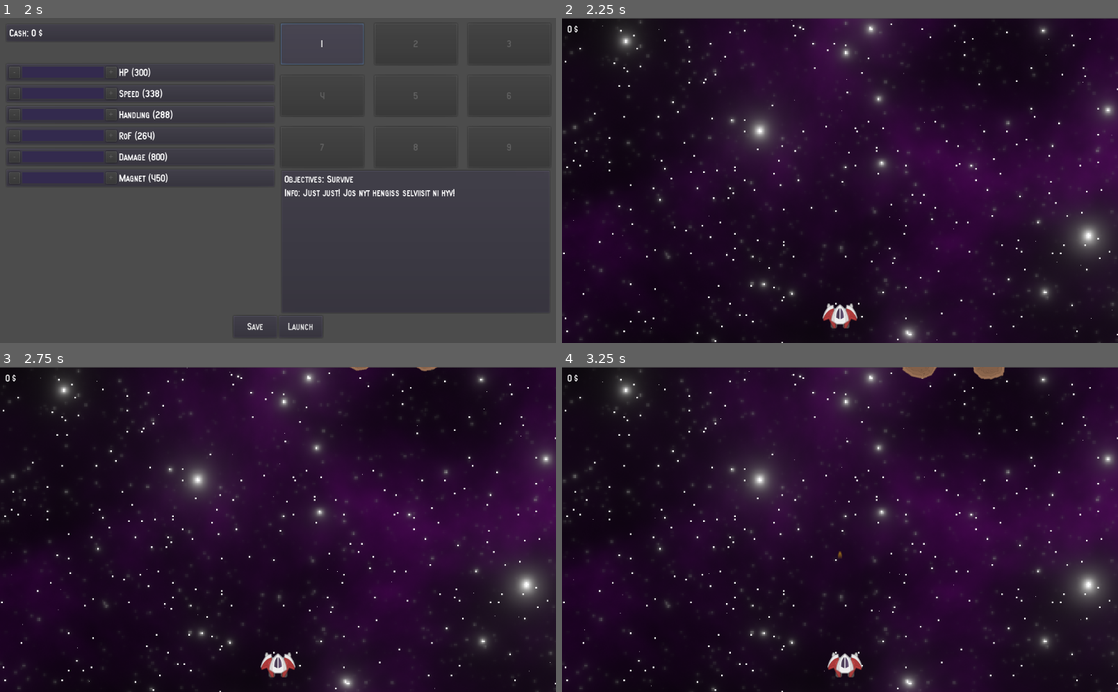
Above: before the commit, frames 1-4 (two rows, left to right).
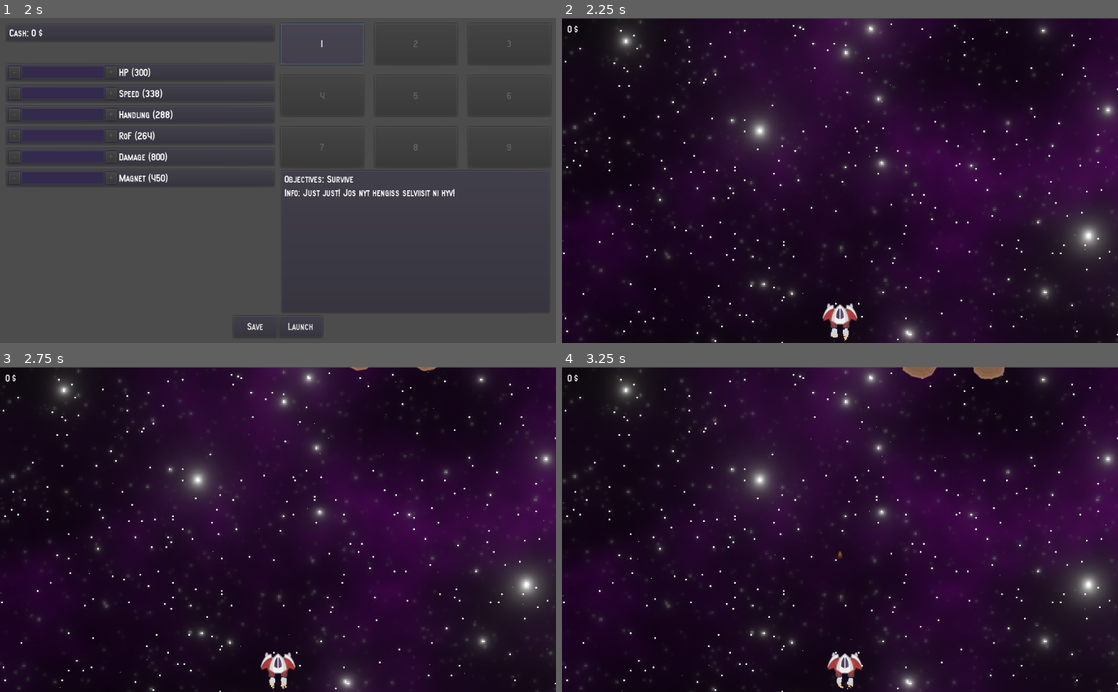
Above: after the commit, the same moments.

Repository: Kessinen/HCSSpace-Origins
Game: Godot game, scene res://Menus/Mainmenu.tscn
Two runs of this game, one before a commit and one after it. Both use one fixed random seed, a clock stepped at 60 frames per second and the inputs below.
Inputs:
- Up to frame 1 (2 s): click "New Game" at 0.5 s; click "1" at 1.25 s
- Up to frame 2 (2.25 s): click "Launch" at 2 s
- Up to frame 3 (2.75 s): no input
- Up to frame 4 (3.25 s): hold D (move_right) from 2.78 s (still down); hold Space (shoot) from 2.78 s (still down)

Frame 1 is identical in both runs. In frame 2, 0.1% of the frame differs, in the area x 0-99%, y 0-100%; in frame 3, 0.1%; in frame 4, less than 0.1%.

Commit message:
ADD Player engine exhaust particles

Diff:
--- a/src/Player/Player.gd
+++ b/src/Player/Player.gd
@@ -3,6 +3,8 @@
 export var Name : String = "Player1"
 
 var Score : int = 0
+onready var origEngineLifetime : float = $Engines/left.lifetime
+onready var origEngineVelocity : float =  $Engines/left.process_material.get("initial_velocity")
 onready var playerStats = get_node("/root/playerStats").playerData
 
 var curHP : int
@@ -17,6 +19,7 @@
 func _ready():
 	curHP = playerStats["shipHP"]
 
+
 func _physics_process(delta):
 
 	moveShip()
@@ -25,7 +28,9 @@
 		fireGuns()
 
 func moveShip():
+
 	var input_vector : Vector2
+	var accelerate := int(Input.get_action_strength("move_down") - Input.get_action_strength("move_up"))
 	input_vector.x = Input.get_action_strength("move_right") - Input.get_action_strength("move_left")
 	input_vector.y = Input.get_action_strength("move_down") - Input.get_action_strength("move_up")
 	input_vector = input_vector.normalized()
@@ -34,6 +39,26 @@
 	else:
 		velocity = velocity.move_toward(Vector2.ZERO, playerStats["shipHandling"])
 	velocity = move_and_slide(velocity)
+
+	#Engine exhaust power
+	var engines = $Engines.get_children()
+	#var tme = $Engines/left
+	var exhaustLifeTime : float
+	var exhaustVelocity : float
+	for engine in engines:
+		match accelerate:
+			-1:
+				exhaustLifeTime = origEngineLifetime * 0.8
+				exhaustVelocity = origEngineVelocity * 2
+			0:
+				exhaustLifeTime = origEngineLifetime
+				exhaustVelocity = origEngineVelocity
+			1:
+				exhaustLifeTime = origEngineLifetime * 1
+				exhaustVelocity = origEngineVelocity * 0.5
+		engine.lifetime = exhaustLifeTime
+		engine.process_material.set("initial_velocity", exhaustVelocity)
+
 
 func fireGuns():
 	var rofTimer = $rofTimer
--- a/src/Player/Player.tscn
+++ b/src/Player/Player.tscn
@@ -1,15 +1,43 @@
-[gd_scene load_steps=6 format=2]
+[gd_scene load_steps=11 format=2]
 
 [ext_resource path="res://Player/Player.gd" type="Script" id=1]
 [ext_resource path="res://Player/player.png" type="Texture" id=2]
 
+[sub_resource type="Gradient" id=4]
+colors = PoolColorArray( 0.757812, 0.858093, 1, 1, 1, 0.749756, 0.359375, 1 )
+
+[sub_resource type="GradientTexture" id=5]
+gradient = SubResource( 4 )
+
+[sub_resource type="Curve" id=6]
+_data = [ Vector2( 0, 0.481818 ), 0.0, 1.68221, 0, 0, Vector2( 0.855263, 0.0465909 ), -2.83636, 0.0, 0, 0 ]
+
+[sub_resource type="CurveTexture" id=7]
+curve = SubResource( 6 )
+
+[sub_resource type="ParticlesMaterial" id=8]
+lifetime_randomness = 0.68
+emission_shape = 2
+emission_box_extents = Vector3( 3, 1, 1 )
+flag_disable_z = true
+direction = Vector3( 0, 90, 0 )
+spread = 10.0
+gravity = Vector3( 0, 0, 0 )
+initial_velocity = 30.0
+orbit_velocity = 0.0
+orbit_velocity_random = 0.0
+scale = 10.0
+scale_random = 0.7
+scale_curve = SubResource( 7 )
+color_ramp = SubResource( 5 )
+
 [sub_resource type="RectangleShape2D" id=1]
 extents = Vector2( 30.3297, 21.5013 )
 
-[sub_resource type="RectangleShape2D" id=3]
+[sub_resource type="RectangleShape2D" id=2]
 extents = Vector2( 33.6933, 24.8649 )
 
-[sub_resource type="CircleShape2D" id=2]
+[sub_resource type="CircleShape2D" id=3]
 radius = 23.1867
 
 [node name="Player" type="KinematicBody2D"]
@@ -17,18 +45,38 @@
 collision_mask = 5
 script = ExtResource( 1 )
 
+[node name="Engines" type="Node2D" parent="."]
+
+[node name="left" type="Particles2D" parent="Engines"]
+position = Vector2( -10, 24.081 )
+amount = 50
+lifetime = 0.8
+preprocess = 1.0
+speed_scale = 4.0
+process_material = SubResource( 8 )
+
+[node name="right" type="Particles2D" parent="Engines"]
+position = Vector2( 10, 24.081 )
+amount = 50
+lifetime = 0.8
+preprocess = 1.0
+speed_scale = 4.0
+process_material = SubResource( 8 )
+
 [node name="sprite" type="Sprite" parent="."]
 texture = ExtResource( 2 )
 
 [node name="CollisionShape2D" type="CollisionShape2D" parent="."]
+visible = false
 shape = SubResource( 1 )
 
 [node name="Hitbox" type="Area2D" parent="."]
+visible = false
 collision_layer = 2
 collision_mask = 12
 
 [node name="CollisionShape2D" type="CollisionShape2D" parent="Hitbox"]
-shape = SubResource( 3 )
+shape = SubResource( 2 )
 
 [node name="Gun" type="Position2D" parent="."]
 position = Vector2( 0, -28.5905 )
@@ -41,7 +89,8 @@
 collision_mask = 16
 
 [node name="CollisionShape2D" type="CollisionShape2D" parent="Magnet"]
-shape = SubResource( 2 )
+visible = false
+shape = SubResource( 3 )
 
 [connection signal="body_entered" from="Hitbox" to="." method="_on_Hitbox_body_entered"]
 [connection signal="body_entered" from="Magnet" to="." method="_on_Magnet_body_entered"]
